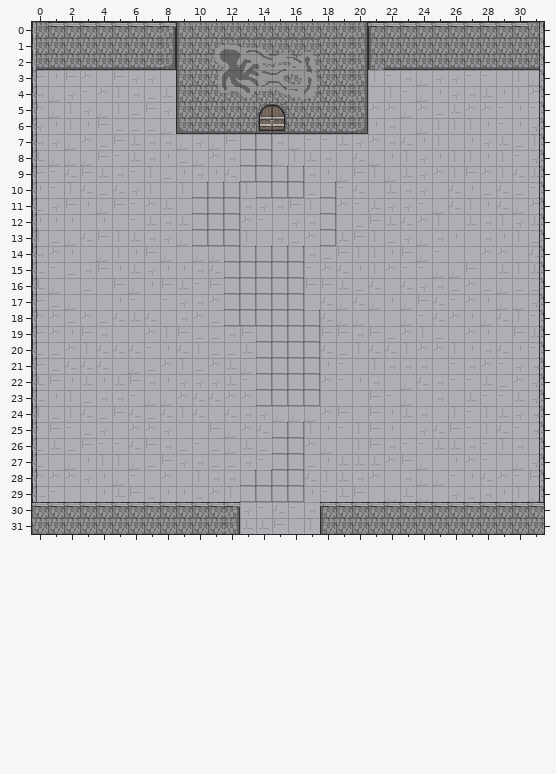
Tiled map -- app/desktop/build/resources/main/floors/starting_room.tmx. This is how it looked before the edit.
Cells are 16x16 px. Shown: x 0..31, y 0..31.
After the commit:
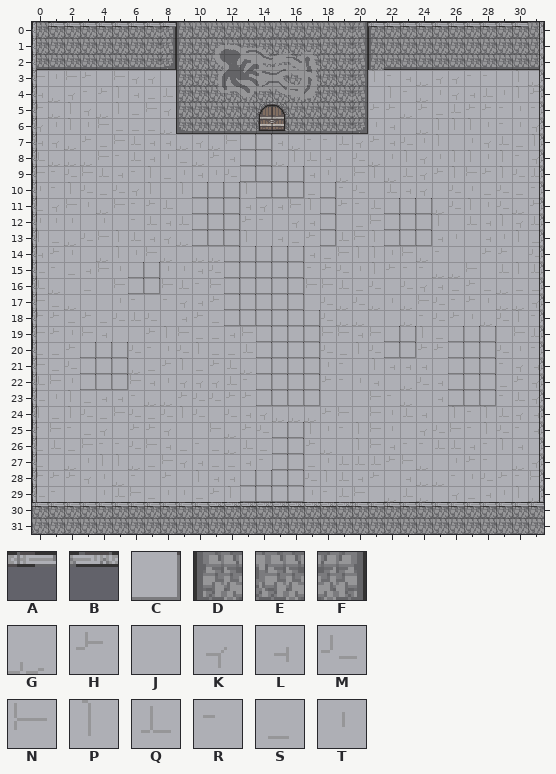
Key: from "semi_surface_2": A 49, B 50, C 87, D 103, E 104, F 105, G 106, H 107, J 108, K 126, L 127, M 128, N 146, P 147, Q 148, R 166, S 167, T 168.
_ is an empty cell.
From old to new:
{"where": "layer \"bg\""}
{"y":11,"x":22,"old":"KKR","new":"CCC"}
{"y":12,"x":22,"old":"QMH","new":"CCC"}
{"y":13,"x":22,"old":"SKG","new":"CCC"}
{"y":15,"x":6,"old":"QK","new":"CC"}
{"y":16,"x":6,"old":"GT","new":"CC"}
{"y":19,"x":22,"old":"SH","new":"CC"}
{"y":19,"x":26,"old":"JHT","new":"CCC"}
{"y":20,"x":3,"old":"PMM","new":"CCC"}
{"y":20,"x":22,"old":"MP","new":"CC"}
{"y":20,"x":26,"old":"PTL","new":"CCC"}
{"y":21,"x":3,"old":"MMJ","new":"CCC"}
{"y":21,"x":26,"old":"RLH","new":"CCC"}
{"y":22,"x":3,"old":"QTQ","new":"CCC"}
{"y":22,"x":26,"old":"RRQ","new":"CCC"}
{"y":23,"x":26,"old":"JQR","new":"CCC"}
{"y":30,"x":12,"old":"FKRMRLD","new":"EEEEEEE"}
{"y":31,"x":12,"old":"FQQNJPD","new":"EEEEEEE"}
{"where": "layer \"fg\""}
{"y":30,"x":11,"old":"AA_____AA","new":"BBBBBBBBB"}
